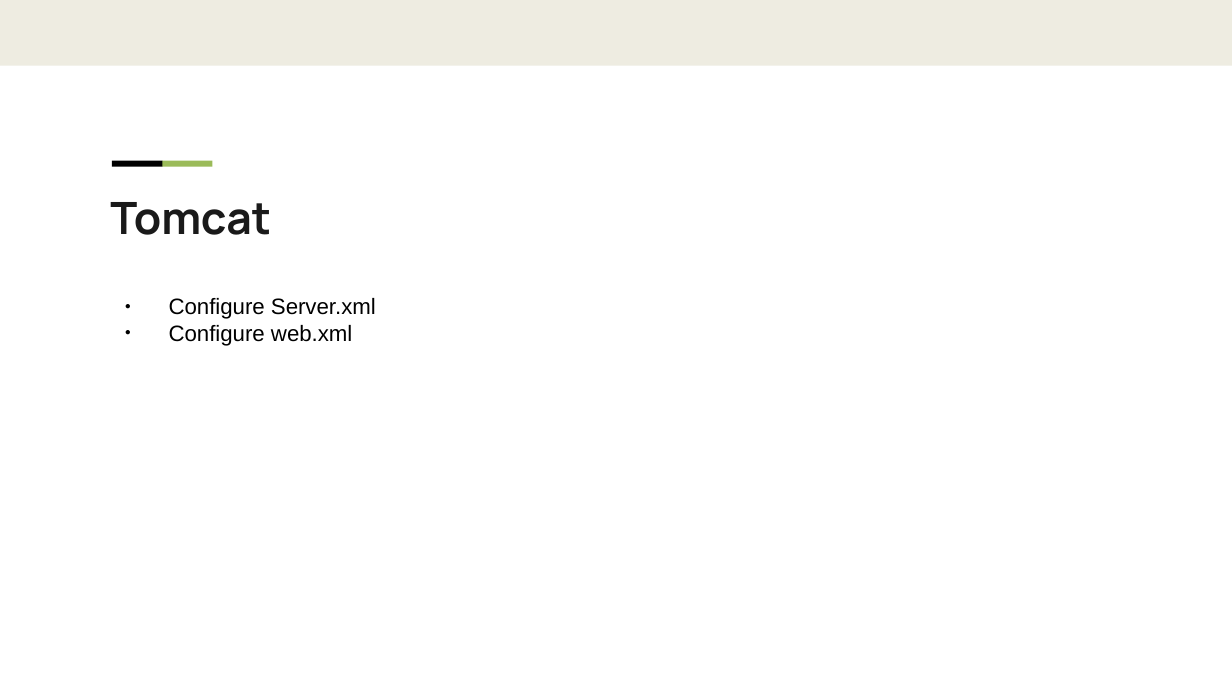
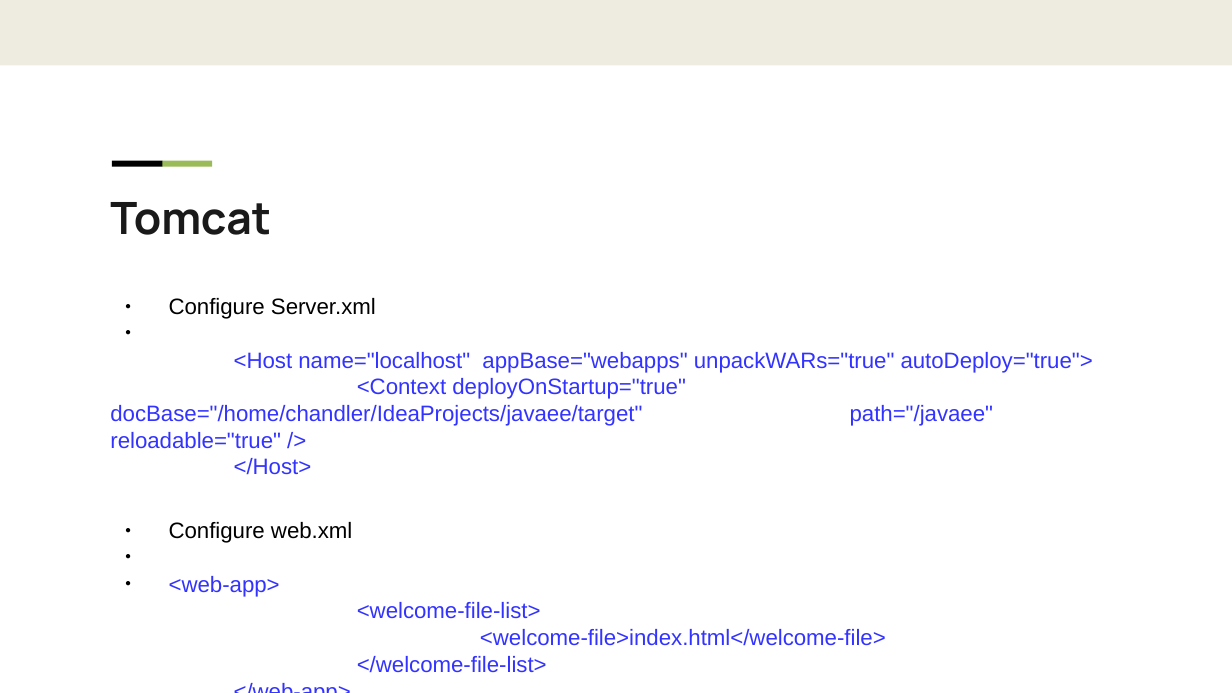
Before and after one commit to liangduo1993/javaee, a slide deck: slide 26 of JaveEE.pptx. Drawn at 1232x693 pixels with LibreOffice and Linux fonts; fonts in the diff are those of the drawing; background and template pictures are left out. Boxes give left, top, right and bottom in pixels: in the first picture for what was removed or moved away, otherwise in the second. Text is boxed around its words. In the diff, an @@ line names an element or a change of style, - is before the commit and + after.

Commit message:
Javaee lesson 3

```diff
--- a/JaveEE.pptx
+++ b/JaveEE.pptx
@@ text at <box>110,352,1093,475</box>: paragraphs added @@
+<Host name="localhost" appBase="webapps" unpackWARs="true" autoDeploy="true">
+<Context deployOnStartup="true" docBase="/home/chandler/IdeaProjects/javaee/target" path="/javaee" reloadable="true" />
+</Host>
@@ text at <box>169,576,886,673</box>: paragraphs added @@
+● <web-app>
+<welcome-file-list>
+<welcome-file>index.html</welcome-file>
+</welcome-file-list>
+</web-app>
```
Also in this commit, not shown: 2 other slides changed, 4 slides added, 17 other files.
